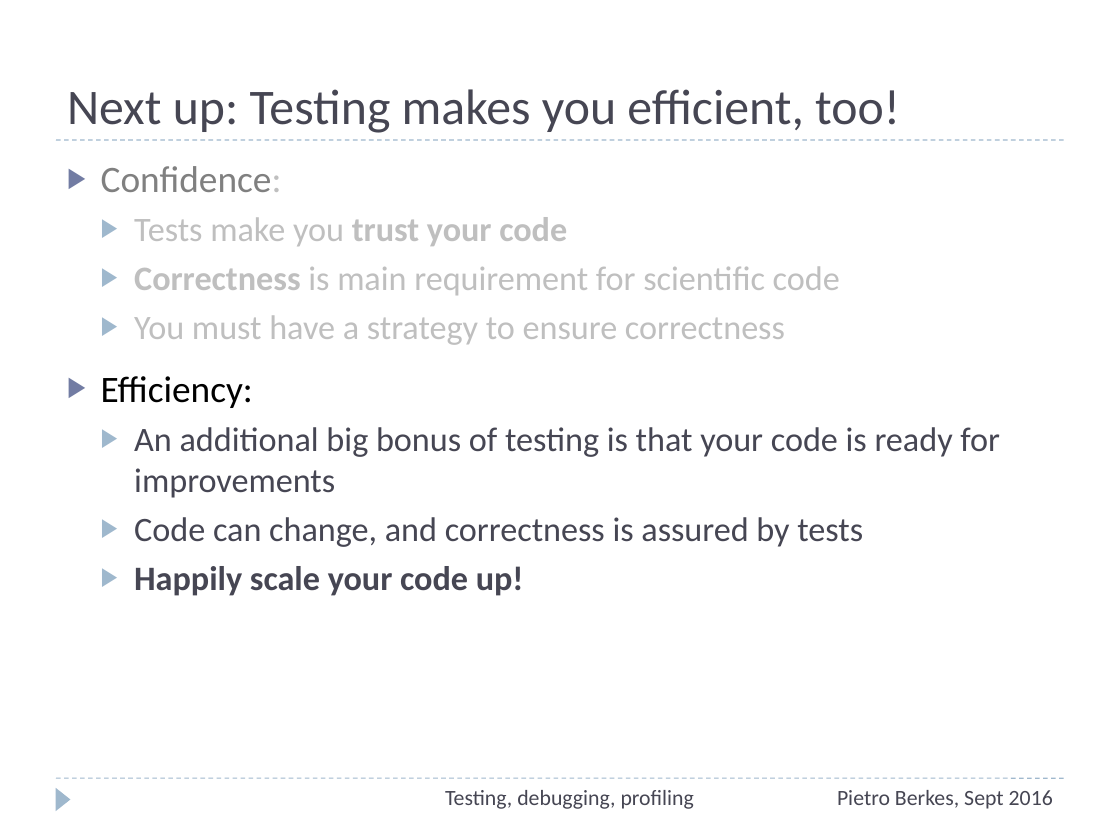
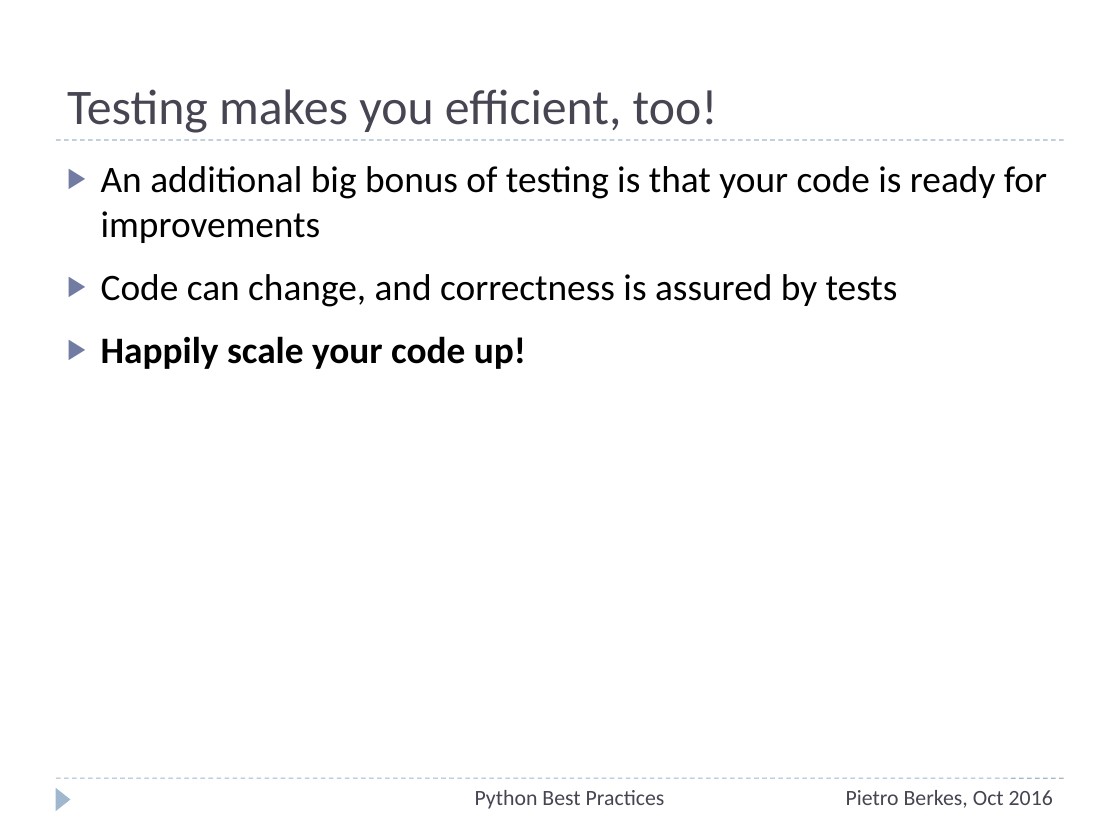
Before and after one commit to ASPP/testing_debugging_profiling, a slide deck: slide 61 of testing-debugging-profiling.pptx (slide 47 before the commit). Drawn at 1120x840 pixels with LibreOffice and Linux fonts; fonts in the diff are those of the drawing. Boxes give left, top, right and bottom in pixels: in the first picture for what was removed or moved away, otherwise in the second. Text is boxed around its words. In the diff, an @@ line names an element or a change of style, - is before the commit and + after.

```diff
--- a/testing-debugging-profiling.pptx
+++ b/testing-debugging-profiling.pptx
@@ title at (67, 89, 718, 133): text changed @@
-Next up: Testing makes you efficient, too!
+Testing makes you efficient, too!
@@ text "An additional big bonus of ..." at (101, 166, 1047, 369): size 22 to 24 pt, text colour #464653 to #000000; list level 2 to 1 in "An additional big bonus of ..."; bullet colour #9FB8CD to #727CA3; list level 2 to 1 in "Code can change, and correctness ..."; list level 2 to 1 in "Happily scale your code up!" @@
@@ text at (101, 166, 840, 408): paragraphs removed @@
-▶ Confidence:
-  ▶ Tests make you trust your code
-  ▶ Correctness is main requirement for scientific code
-  ▶ You must have a strategy to ensure correctness
-▶ Efficiency:
@@ text at (475, 790, 665, 809): text changed @@
-Testing, debugging, profiling
+Python Best Practices
@@ text at (846, 790, 1053, 808): text changed @@
-Pietro Berkes, Sept 2016
+Pietro Berkes, Oct 2016
```
Also in this commit, not shown: 64 other slides changed, 25 slides added, 11 slides removed.
